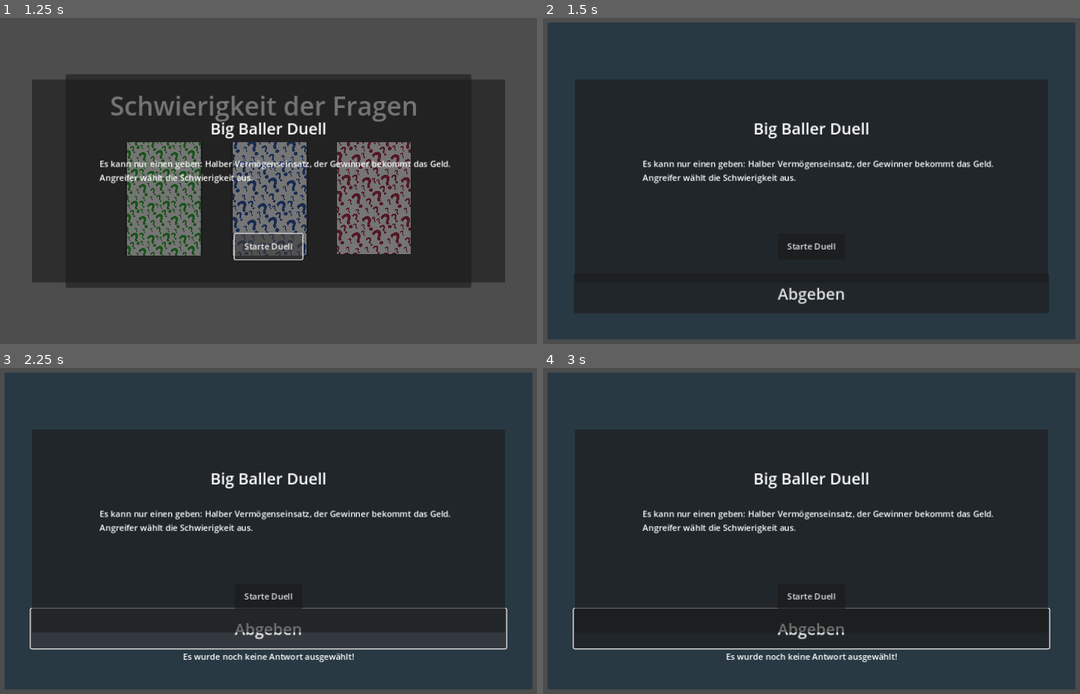
Above: before the commit, frames 1-4 (two rows, left to right).
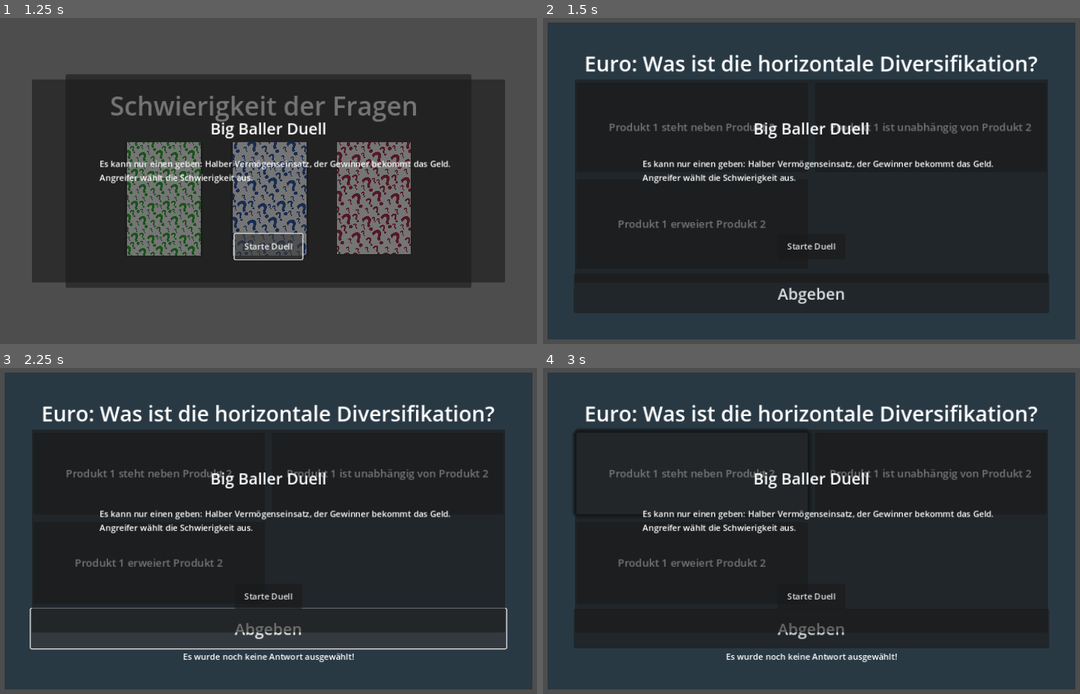
Above: after the commit, the same moments.

Repository: hfxbse/mparty
Game: Godot game, scene res://duel/duell_movement/same_field_duel.tscn
Two runs of this game, one before a commit and one after it. Both use one fixed random seed, a clock stepped at 60 frames per second and the inputs below. This scene is started directly instead of the project's main scene.
Inputs (mouse positions are in pixels of both pictures, inside the frame that each line leads up to):
- Up to frame 1 (1.25 s): click "Starte Duell" at 0.5 s
- Up to frame 2 (1.5 s): click "Einfach" at 1.25 s
- Up to frame 3 (2.25 s): click "Abgeben" at 2 s
- Up to frame 4 (3 s): click (693, 472) at 2.75 s, where only the run after the commit has a clickable "Produkt 1 steht neben Produkt…"

Frame 1 is identical in both runs. In frame 2, 2.8% of the frame differs, in the area x 7-93%, y 11-65%; in frame 3, 2.9%; in frame 4, 3.7%, in the area x 5-95%, y 11-87%.
Error before the commit: Invalid access to property or key 'player_name' on a base object of type 'Nil'. (res://duel/duell_movement/duell.gd:48)

Commit message:
One difficulty ansd same question

Diff:
--- a/duel/duell_movement/duell.gd
+++ b/duel/duell_movement/duell.gd
@@ -5,6 +5,7 @@
 
 var attacker_points: int
 var target_points: int
+var current_question: Question
 
 enum DuelEndings {
 	ATTACKER_WINS,
@@ -14,12 +15,27 @@
 
 signal duel_result(ending: DuelEndings)
 
+func _ready():
+	var player1 = Player.new()
+	player1.player_name = "Euro"
+
+	var player2 = Player.new()
+	player2.player_name = "Yen"
+
+	start_duel(player1, player2)
 
 func _on_start_button_pressed():
 	var counter = 0
+	var question_difficulty = preload("res://question_difficulty/question_difficulty.tscn").instantiate()
+	var question_handler = preload("res://data_providers/question_provider/question_provider.tres")
+
+	add_child(question_difficulty)
+	var difficulty = await question_difficulty.difficulty
+	await remove_child(question_difficulty)
 
 	while attacker_points == target_points && counter < 3:
 		counter += 1
+		current_question = question_handler.get_random_question(difficulty)
 		attacker_points += await start_question(attacker)
 		target_points += await start_question(target)
 
@@ -35,18 +51,14 @@
 	self.attacker = attacker
 	self.target = target
 
+	return await duel_result
 
 func start_question(player: Player):
 	var question_panel = preload("res://question_panel/question_panel.tscn").instantiate()
-	var question_difficulty = preload("res://question_difficulty/question_difficulty.tscn").instantiate()
-
-	add_child(question_difficulty)
-	var difficulty = await question_difficulty.difficulty
-	await remove_child(question_difficulty)
 
 	add_child(question_panel)
 	question_panel.player_name = player.player_name
-	var question_result = await question_panel.display_question(difficulty)
+	var question_result = await question_panel.display_specific_question(current_question)
 	await get_tree().create_timer(1.5).timeout
 	remove_child(question_panel)
 
--- a/duel/duell_movement/same_field_duel.tscn
+++ b/duel/duell_movement/same_field_duel.tscn
@@ -63,4 +63,5 @@
 grow_vertical = 0
 text = "Starte Duell"
 
+[connection signal="duel_result" from="." to="." method="_on_duel_result"]
 [connection signal="pressed" from="Panel/StartButton" to="." method="_on_start_button_pressed"]
--- a/question_panel/question_panel.gd
+++ b/question_panel/question_panel.gd
@@ -25,6 +25,20 @@
 	answer_possibilities.shuffle()
 
 	for answer_possibility in answer_possibilities:
+		var answer_button = create_answer_button(answer_possibility, _on_answer_selected)
+
+		answer_container.add_child(answer_button)
+
+	return answer_selected
+
+func display_specific_question(question: Question):
+	self.question = question
+
+	var question_handler = preload("res://data_providers/question_provider/question_provider.tres")
+
+	question_label.text = question_label.text + question.question
+
+	for answer_possibility in question.answer_possibilities:
 		var answer_button = create_answer_button(answer_possibility, _on_answer_selected)
 
 		answer_container.add_child(answer_button)
